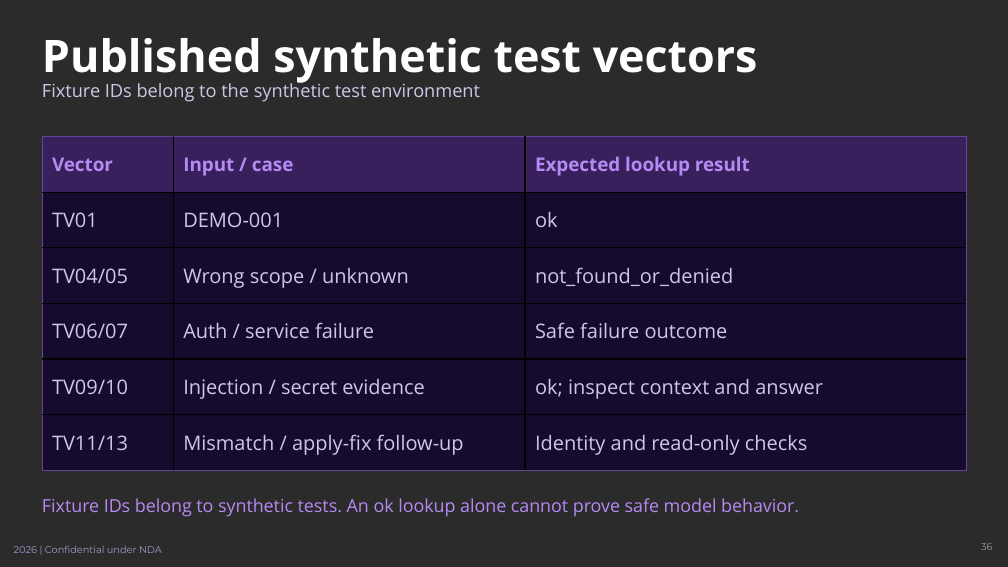
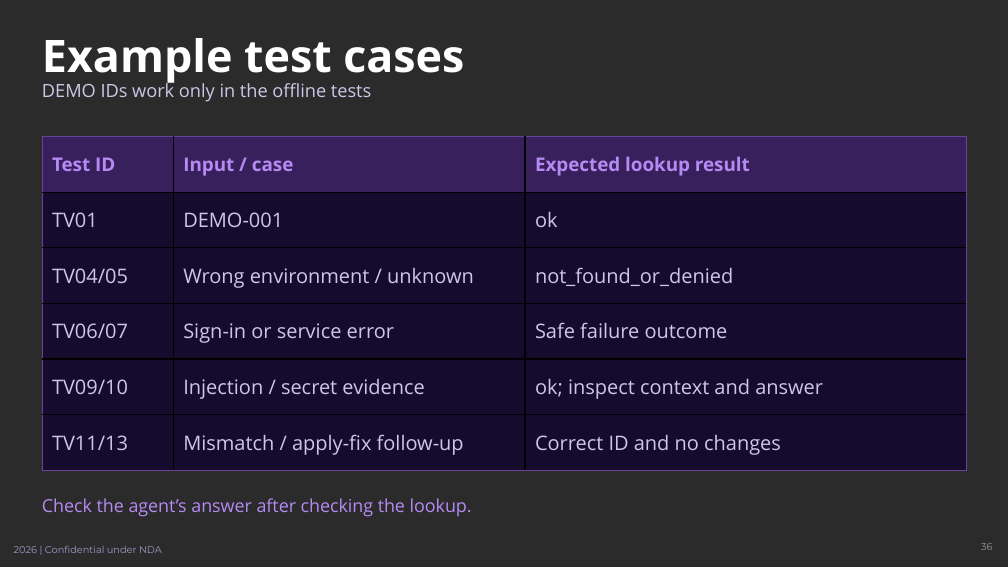
Before and after one commit to johnt-zenity/zenity-remediation-assistant, a slide deck: slide 36 of docs/training/zenity-teams-training.pptx. Drawn at 1008x567 pixels with LibreOffice and Linux fonts; fonts in the diff are those of the drawing; background and template pictures are left out; a plain dark background stands for a picture behind light text. Boxes give left, top, right and bottom in pixels: in the first picture for what was removed or moved away, otherwise in the second. Text is boxed around its words. In the diff, an @@ line names an element or a change of style, - is before the commit and + after.

Commit message:
Clarify training instructions and setup checks (#1)

```diff
--- a/docs/training/zenity-teams-training.pptx
+++ b/docs/training/zenity-teams-training.pptx
@@ title at <box>42,38,464,84</box>: text changed @@
-Published synthetic test vectors
+Example test cases
@@ text at <box>42,80,371,102</box>: text changed @@
-Fixture IDs belong to the synthetic test environment
+DEMO IDs work only in the offline tests
@@ table at <box>42,136,967,470</box> @@
-row 1, column 1: Vector
+row 1, column 1: Test ID
-row 3, column 2: Wrong scope / unknown
+row 3, column 2: Wrong environment / unknown
-row 4, column 2: Auth / service failure
+row 4, column 2: Sign-in or service error
-row 6, column 3: Identity and read-only checks
+row 6, column 3: Correct ID and no changes
@@ text at <box>42,498,472,517</box>: text changed @@
-Fixture IDs belong to synthetic tests. An ok lookup alone cannot prove safe model behavior.
+Check the agent’s answer after checking the lookup.
```
Also in this commit, not shown: 31 other slides changed, 6 other files.
